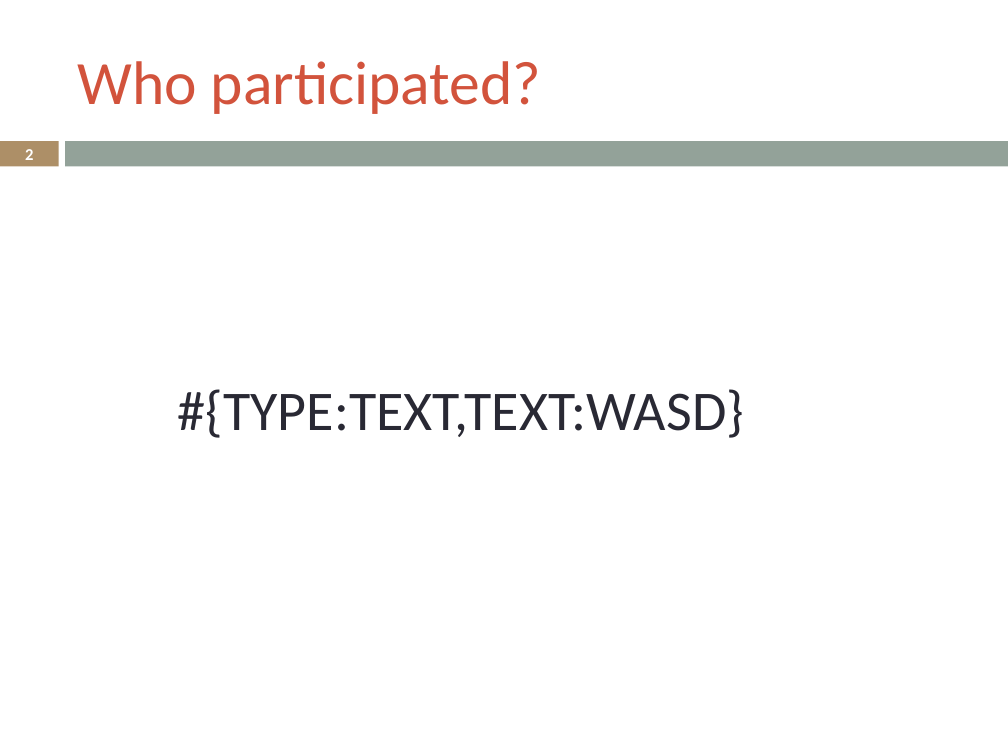
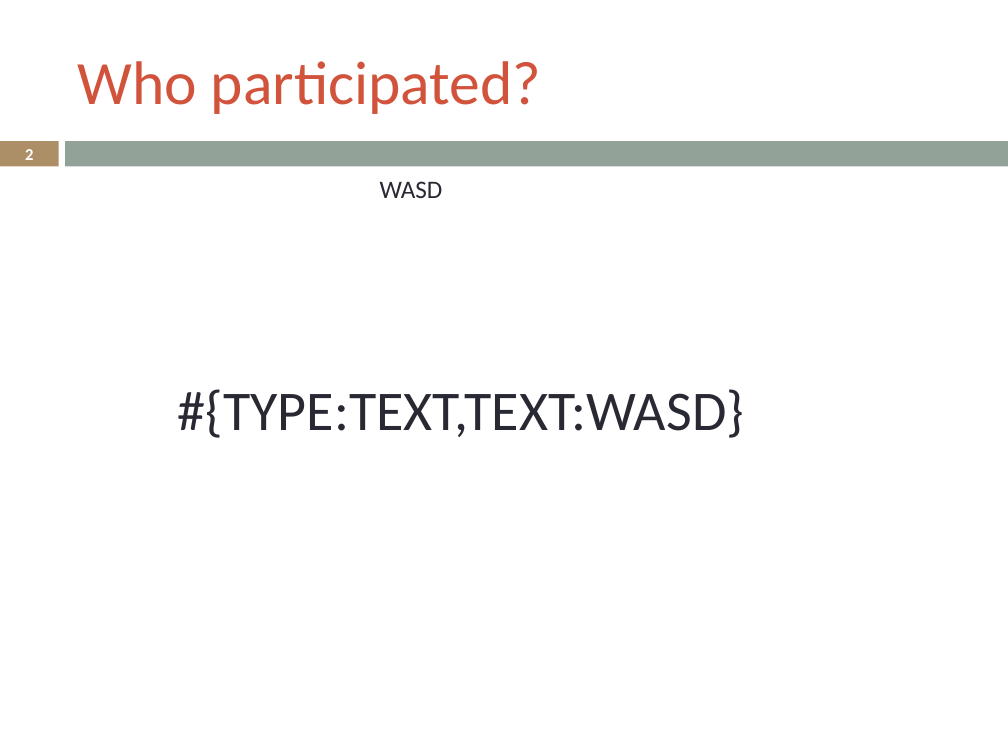
Before and after one commit to LukeSteg/LCABiometric, a slide deck: slide 2 of exampleOutput.pptx. Drawn at 1008x756 pixels with LibreOffice and Linux fonts; fonts in the diff are those of the drawing. Boxes give left, top, right and bottom in pixels: in the first picture for what was removed or moved away, otherwise in the second. Text is boxed around its words. In the diff, an @@ line names an element or a change of style, - is before the commit and + after.

```diff
--- a/exampleOutput.pptx
+++ b/exampleOutput.pptx
@@ text added at (380,181,443,198), 18 pt, text #292934 @@
+WASD
```
Also in this commit, not shown: 2 other slides changed, 1 slide added, 1 slide removed, 6 other files.
